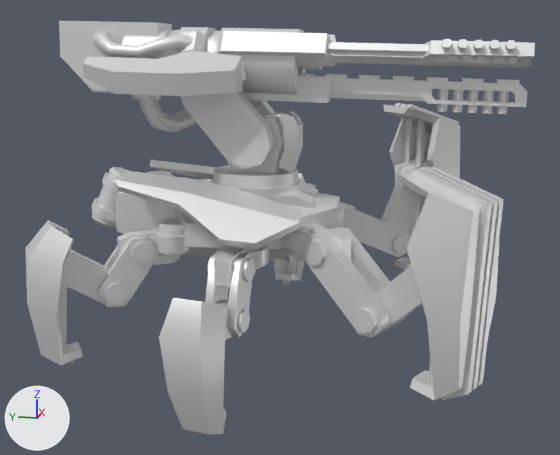
The glTF model legsrail.glb as it was, and as the next commit left it.
Camera for both pictures: a 50 mm camera at (-98.0, -20.5, 39.0) aimed at (0.0, -0.9, 14.5). Arrows for +X, +Y and +Z are at lower left; the lights stay in place. The first picture is the older version.

In view in the first picture: 'armor', 'barrel', 'footbr', 'footfl', 'footfr', 'footmr', 'hingebr', 'hingefl', 'hingefr', 'pelvis', 'sleeve', 'thighfr', 'thighmr', 'turret', 'turretarm' and 12 more.
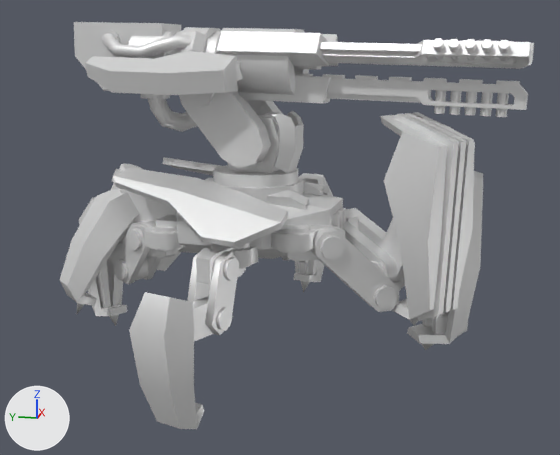
Location of each change, [x1, y1, x2, y2] in pixels of the pictures (560 x 455 px):
'sleeve', turned: before [59, 21, 338, 133]; after [74, 22, 338, 132]
'footfr', turned: before [397, 166, 504, 402]; after [407, 171, 483, 351]
'footfl', turned: before [383, 103, 460, 270]; after [380, 112, 475, 326]
'footmr', turned: before [159, 298, 226, 435]; after [129, 292, 204, 429]
'barrel', turned: before [298, 39, 535, 114]; after [295, 38, 534, 117]
'armor', turned: before [114, 160, 316, 249]; after [113, 157, 329, 248]
'pelvis', turned: before [92, 167, 344, 259]; after [111, 163, 346, 259]
'footbr', turned: before [25, 220, 83, 370]; after [79, 197, 127, 326]
'thighfr', turned: before [302, 227, 406, 337]; after [311, 228, 399, 312]
'footbl', turned (mostly hidden before): before [146, 171, 173, 176]; after [60, 189, 140, 314]
'turretarm', turned: before [180, 92, 275, 169]; after [179, 91, 281, 169]
'turret', turned: before [214, 111, 303, 188]; after [213, 111, 304, 188]
'thighmr', turned: before [205, 250, 255, 338]; after [187, 248, 239, 335]
'thighbr', turned: before [97, 232, 159, 307]; after [114, 224, 162, 284]
'thighfl', turned: before [339, 204, 411, 257]; after [343, 208, 398, 283]
'legbr', turned: before [63, 249, 127, 305]; after [109, 241, 148, 281]
'legfl', turned: before [381, 162, 420, 253]; after [371, 218, 404, 283]
'legfr', turned: before [352, 265, 422, 333]; after [359, 277, 405, 309]
'hingemr', turned: before [214, 245, 269, 287]; after [196, 243, 258, 284]
'hingefr', turned: before [282, 223, 352, 261]; after [271, 225, 345, 261]
'hingebr', turned: before [117, 227, 190, 265]; after [131, 221, 186, 258]
'footml', turned: before [274, 174, 305, 291]; after [293, 173, 333, 293]
'legmr', turned: before [214, 300, 250, 341]; after [192, 297, 233, 341]
'sleelvedeco1', turned: before [205, 30, 221, 53]; after [204, 31, 221, 54]
'hingefl', turned (mostly hidden): before [339, 202, 355, 209]; after [346, 211, 358, 229]
'legbl', turned (not visible before): after [120, 220, 170, 268]
'sleevedeco2', turned (mostly hidden): before [163, 30, 180, 57]; after [166, 30, 183, 56]
'thighbl', turned (not visible before): after [156, 252, 181, 271]
'thighml', turned (mostly hidden): before [269, 255, 294, 262]; after [282, 256, 309, 263]
'legml', turned (not visible afterwards): before [279, 255, 294, 260]

What changed in the scene script:
```text
Change ob_pelvis:
    ob_pelvis.rotation_euler: (0.0016, 0.0211, 0.0802) -> (-0.0016, 0.0211, -0.0802)  # degrees (0.1, 1.2, 4.6) -> degrees (-0.1, 1.2, -4.6)
Change ob_hingebl:
    ob_hingebl.rotation_euler: (0.0, 0.0, -0.853) -> (0.0, 0.0, 0.853)  # degrees (0, 0, -49) -> degrees (0, 0, 49)
Change ob_hingebr:
    ob_hingebr.rotation_euler: (0.0, 0.0, 0.503) -> (0.0, 0.0, -0.503)  # degrees (0, 0, 29) -> degrees (0, 0, -29)
Change ob_hingefl:
    ob_hingefl.rotation_euler: (0.0, 0.0, 0.548) -> (0.0, 0.0, -0.548)  # degrees (0, 0, 31) -> degrees (0, 0, -31)
Change ob_hingefr:
    ob_hingefr.rotation_euler: (0.0, 0.0, -0.549) -> (0.0, 0.0, 0.549)  # degrees (0, 0, -31) -> degrees (0, 0, 31)
```
